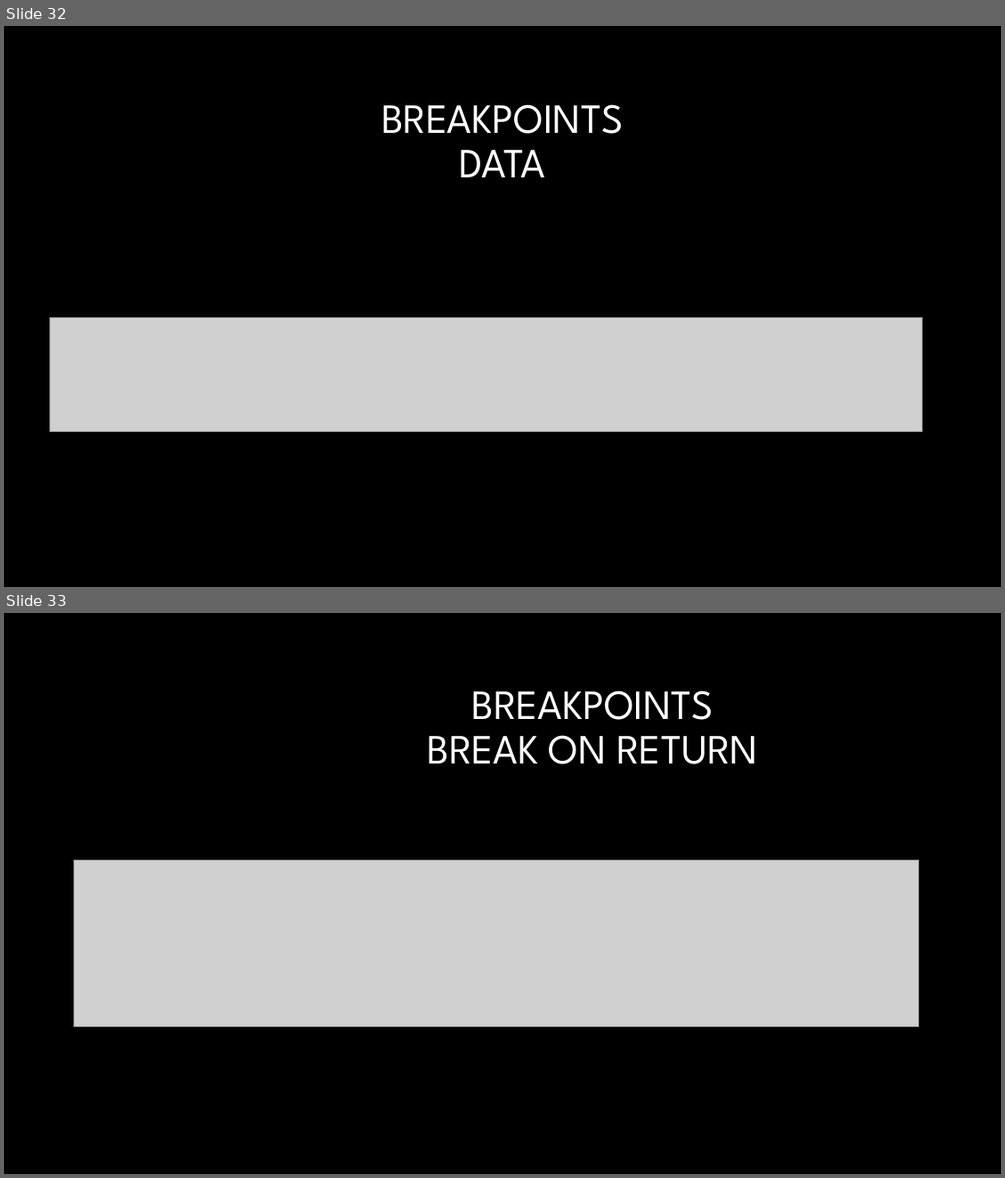
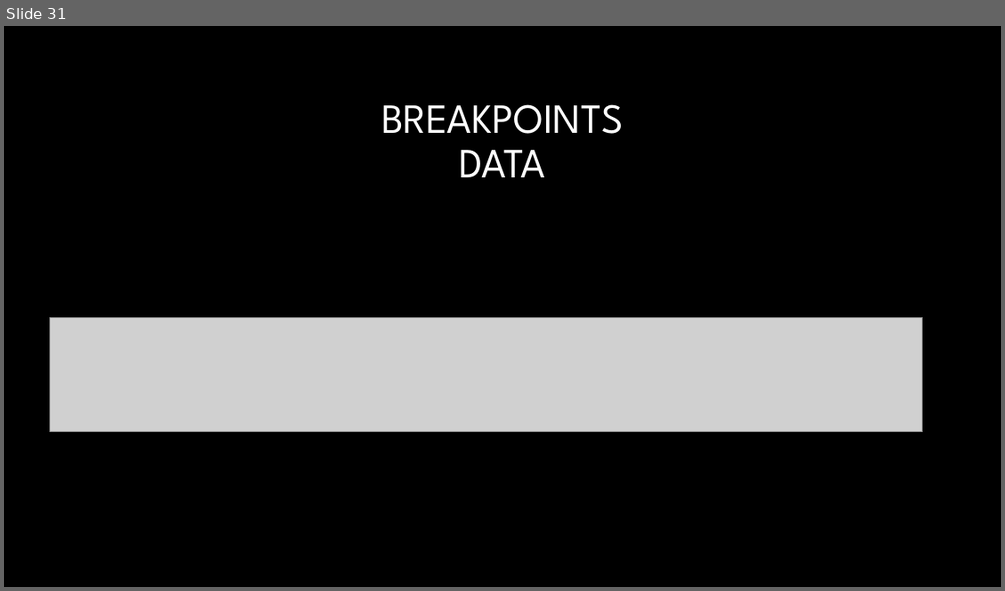
Before and after one commit to GBPhilip/Debugging, a slide deck: Debugging1.pptx. Shown one above the other, each under a label of ours: slides 32 and 33 before the commit, slide 31 after it. The pictures are 1005x1178 and 1005x591 pixels, drawn with LibreOffice and Linux fonts; fonts in the diff are those of the drawing; grey boxes stand for pictures; background and template pictures are left out. Boxes give left, top, right and bottom in pixels: in the first picture for what was removed or moved away, otherwise in the second. Text is boxed around its words. In the diff, an @@ line names an element or a change of style, - is before the commit and + after.

```diff
--- a/Debugging1.pptx
+++ b/Debugging1.pptx
@@ slide 33 removed at box(4, 613, 1001, 1174), background #000000 @@
@@ title removed at box(428, 690, 758, 764) @@
-BREAKPOINTS
-BREAK ON RETURN
@@ picture removed at box(74, 860, 919, 1027) @@
@@ what was slide 32 is now slide 31 @@
```
Also in this commit, not shown: 11 slides changed, 1 other slide removed, 8 other files.
